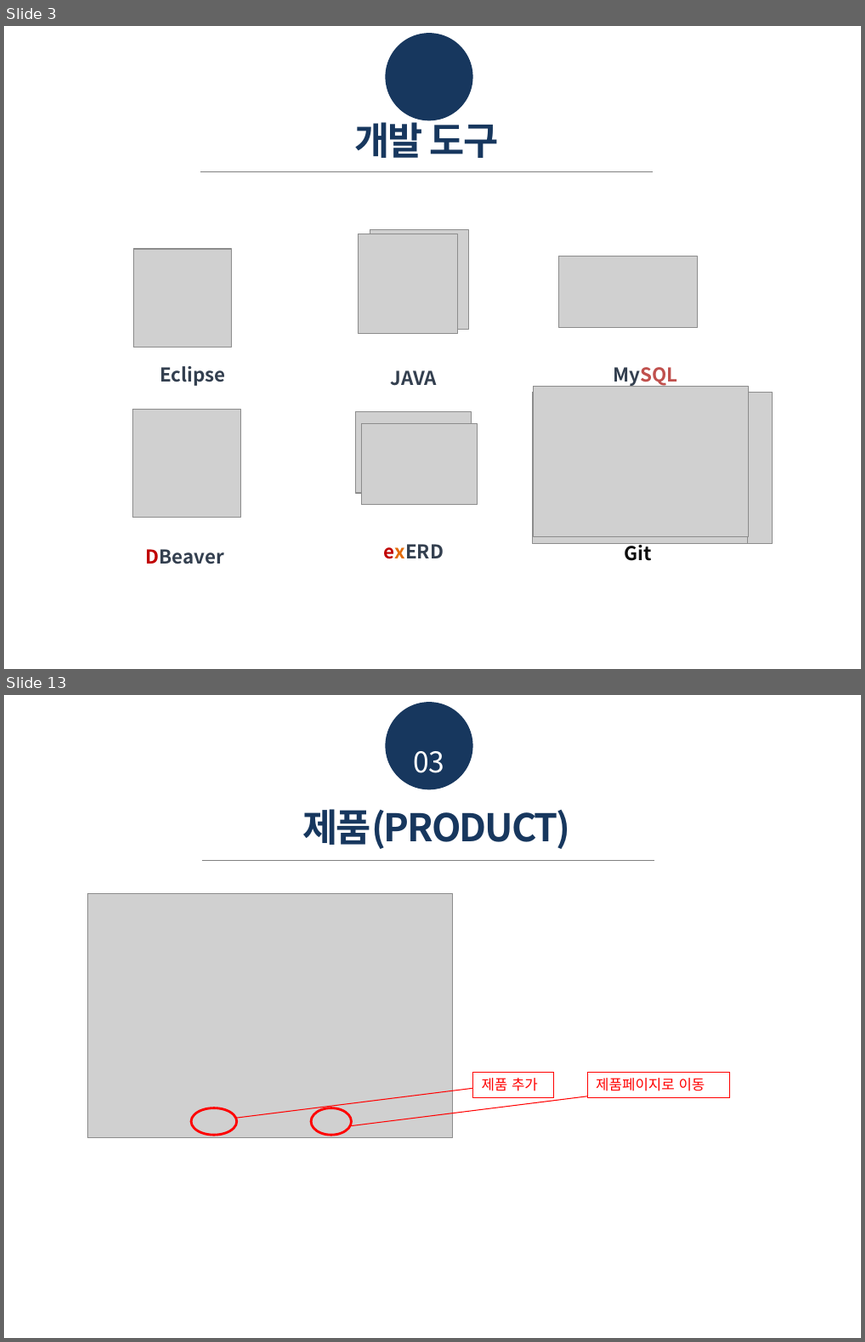
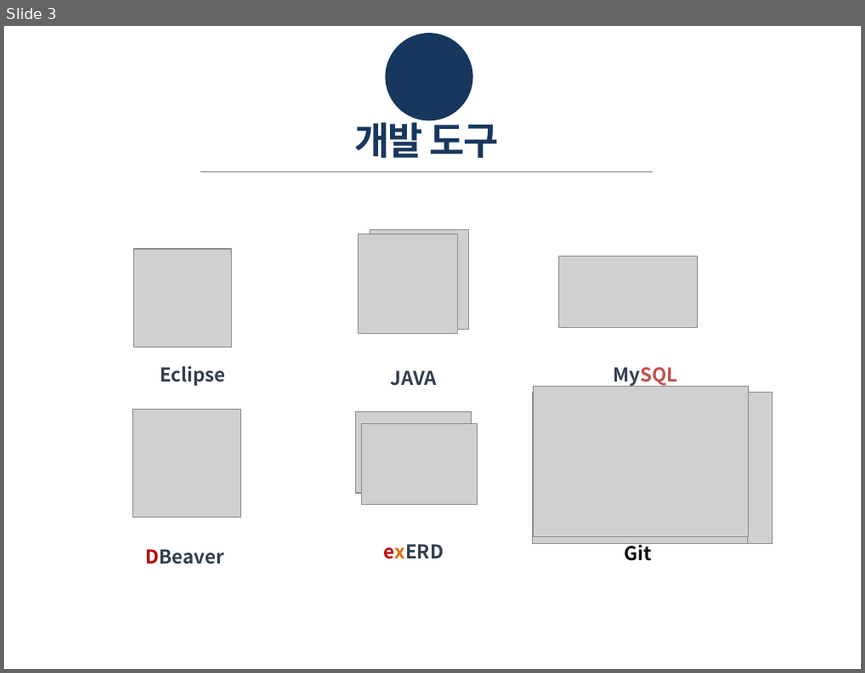
Before and after one commit to KImSangGeon/Shopping, a slide deck: ppt/쇼핑몰_PPT_김상건.pptx. Shown one above the other, each under a label of ours: slides 3 and 13 before the commit, slide 3 after it; the slides between them are not shown. The pictures are 865x1342 and 865x673 pixels, drawn with LibreOffice and Linux fonts; fonts in the diff are those of the drawing; grey boxes stand for pictures; background and template pictures are left out. Boxes give left, top, right and bottom in pixels: in the first picture for what was removed or moved away, otherwise in the second. Text is boxed around its words. In the diff, an @@ line names an element or a change of style, - is before the commit and + after.

```diff
--- a/ppt/쇼핑몰_PPT_김상건.pptx
+++ b/ppt/쇼핑몰_PPT_김상건.pptx
@@ slide 13 removed at (x1=4, y1=695, x2=861, y2=1338), background picture (left out) @@
@@ ellipse removed at (x1=386, y1=702, x2=472, y2=789) @@
@@ text removed at (x1=38, y1=721, x2=132, y2=746) @@
-Shopping Mall
@@ text removed at (x1=413, y1=751, x2=444, y2=773) @@
-03
@@ text removed at (x1=303, y1=809, x2=571, y2=849) @@
-제품(PRODUCT)
@@ line removed from (202, 861) to (653, 861) @@
@@ picture removed at (x1=87, y1=894, x2=452, y2=1138) @@
@@ rectangle removed at (x1=472, y1=1072, x2=553, y2=1098) @@
-제품 추가
@@ rectangle removed at (x1=587, y1=1072, x2=730, y2=1098) @@
-제품페이지로 이동
@@ line removed from (472, 1089) to (237, 1117) @@
@@ line removed from (587, 1096) to (351, 1126) @@
@@ ellipse removed at (x1=191, y1=1108, x2=236, y2=1134) @@
@@ ellipse removed at (x1=311, y1=1108, x2=351, y2=1134) @@
```
Also in this commit, not shown: 11 slides changed, 3 slides added, 1 other slide removed, 15 other files.
